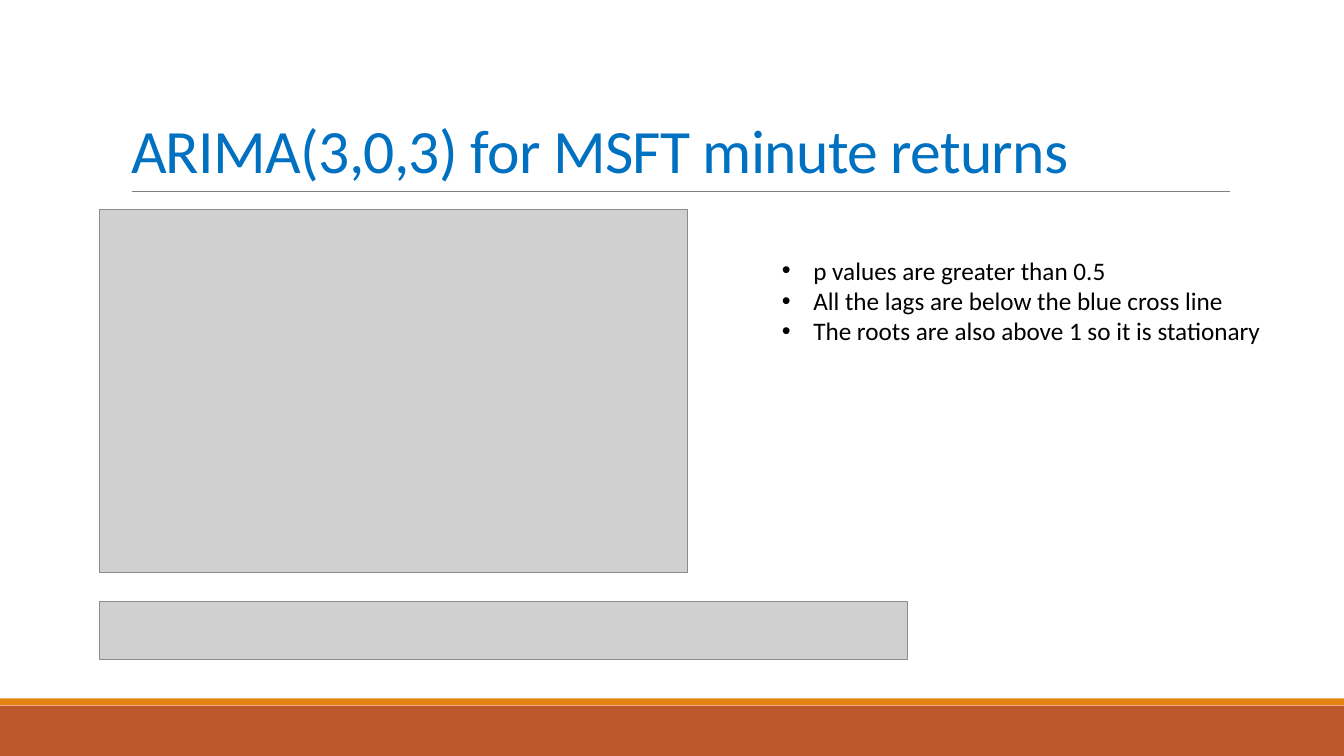
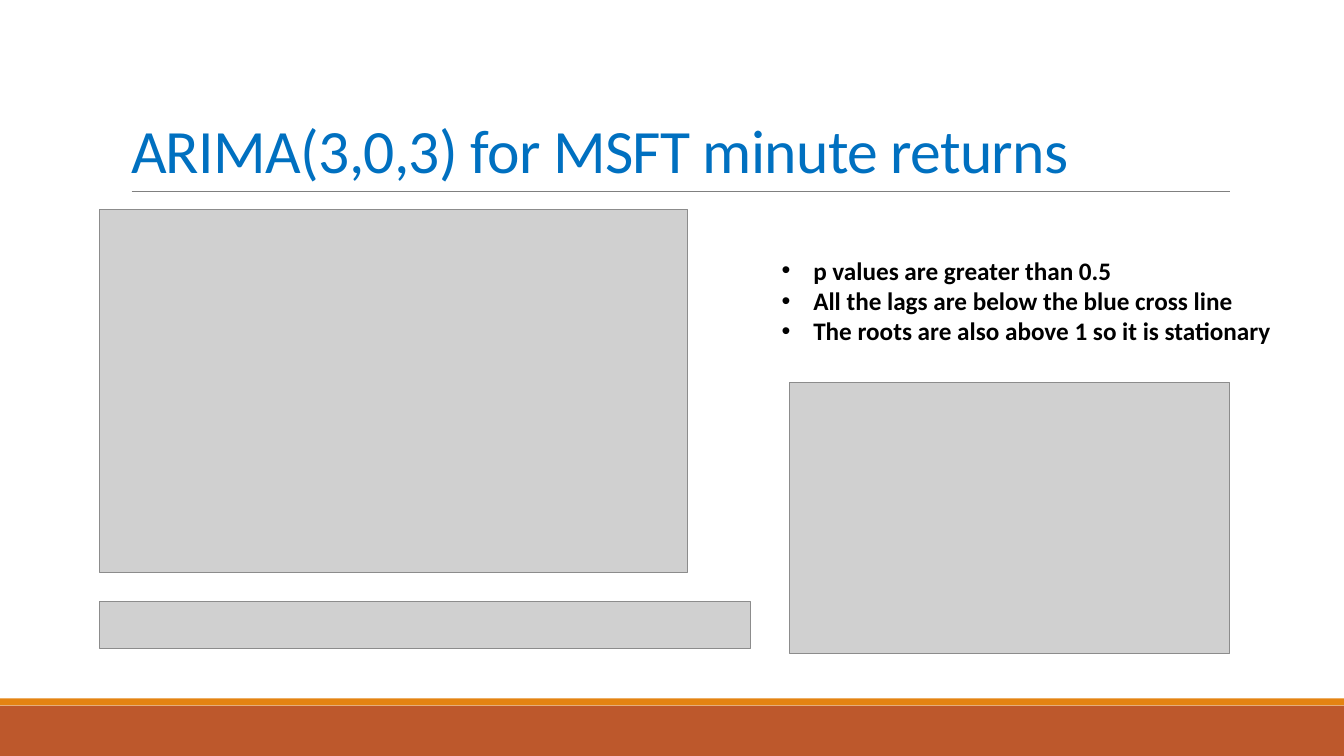
Before and after one commit to NikhilKorati/Time-Series, a slide deck: slide 15 of Case_Study1.pptx. Drawn at 1344x756 pixels with LibreOffice and Linux fonts; fonts in the diff are those of the drawing; grey boxes stand for pictures. Boxes give left, top, right and bottom in pixels: in the first picture for what was removed or moved away, otherwise in the second. Text is boxed around its words. In the diff, an @@ line names an element or a change of style, - is before the commit and + after.

```diff
--- a/Case_Study1.pptx
+++ b/Case_Study1.pptx
@@ text "p values are greater than ..." at [813, 262, 1271, 344]: bold on @@
@@ picture added at [790, 382, 1230, 653] @@
@@ picture: place and size @@
-picture at [100, 602, 907, 659]
+picture at [100, 602, 750, 648]
```
Also in this commit, not shown: 6 other slides changed.
